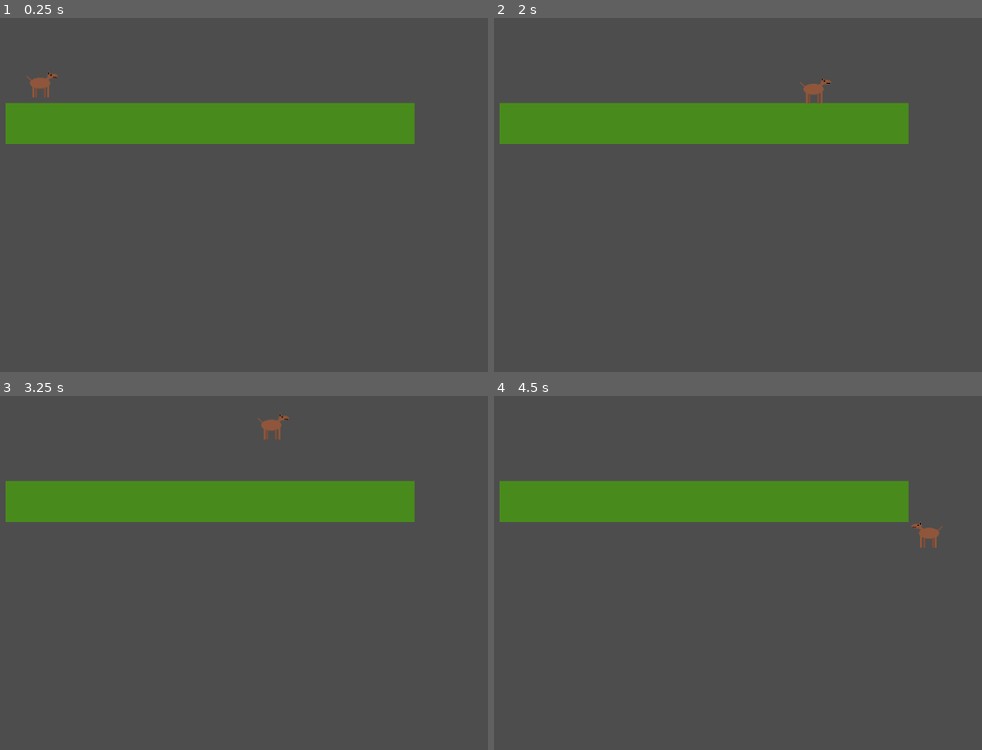
Above: before the commit, frames 1-4 (two rows, left to right).
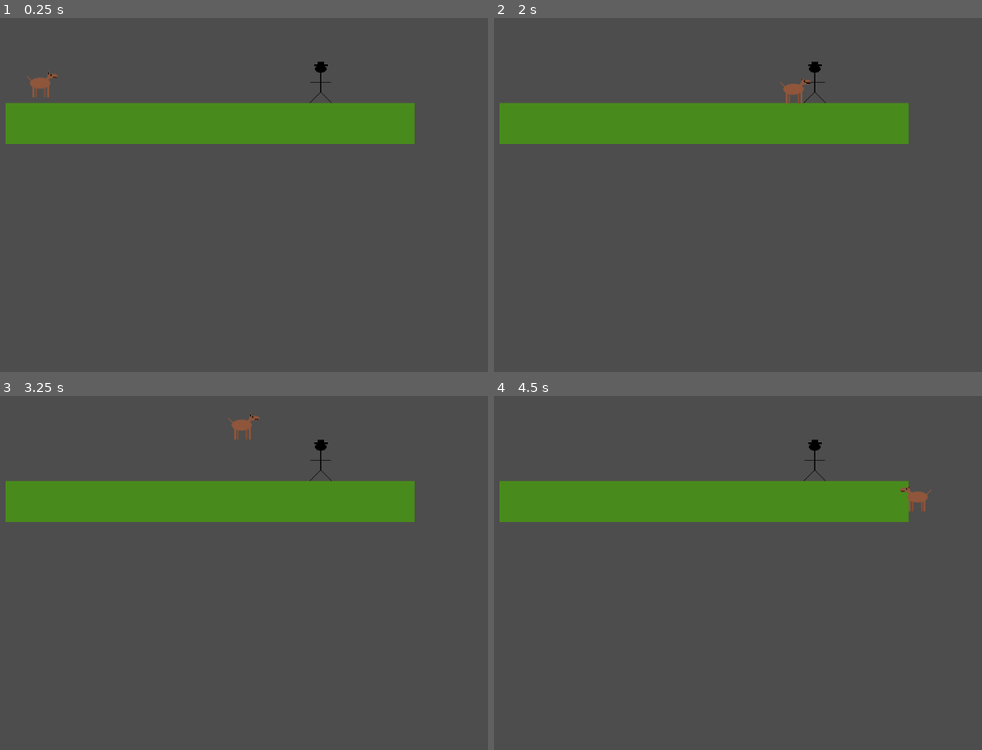
Above: after the commit, the same moments.

Repository: FormidianGoat/weeksaucem25
Game: Godot game, scene res://scenes/world.tscn
The game is run twice, just before and just after one commit, with the same random seed, the same clock (stepped at 60 frames per second) and the same inputs.
Inputs:
- Up to frame 1 (0.25 s): no input
- Up to frame 2 (2 s): tap Enter at 0.5 s; hold D (Right) from 0.53 s (still down); tap Space (Jump) at 0.77, 1.52 s
- Up to frame 3 (3.25 s): release D (Right) at 2.03 s; hold A (Left) 2.03-2.78 s; hold D (Right) from 2.78 s (still down); tap Space (Jump) at 3.02 s
- Up to frame 4 (4.5 s): tap Space (Jump) at 3.77 s; release D (Right) at 4.28 s; hold A (Left) from 4.28 s (still down)

The runs differ from the first frame. In frame 1, 0.1% of the frame differs, in the area x 63-68%, y 12-25%; in frame 2, 0.4%; in frame 3, 0.5%, in the area x 46-68%, y 4-25%; in frame 4, 0.5%.

Commit message:
added greg
added greg

Diff:
--- /dev/null
+++ b/horsebounce/scenes/greg.tscn
@@ -0,0 +1,15 @@
+[gd_scene load_steps=3 format=3 uid="uid://cg32x8xsa7gph"]
+
+[ext_resource type="Texture2D" uid="uid://bqhcy5nc8ux87" path="res://textures/greg.png" id="1_tqwgv"]
+
+[sub_resource type="RectangleShape2D" id="RectangleShape2D_sdao0"]
+size = Vector2(32, 64)
+
+[node name="Greg" type="StaticBody2D"]
+
+[node name="CollisionShape2D" type="CollisionShape2D" parent="."]
+position = Vector2(1, -1)
+shape = SubResource("RectangleShape2D_sdao0")
+
+[node name="Sprite2D" type="Sprite2D" parent="."]
+texture = ExtResource("1_tqwgv")
--- a/horsebounce/scenes/world.tscn
+++ b/horsebounce/scenes/world.tscn
@@ -1,7 +1,8 @@
-[gd_scene load_steps=3 format=3 uid="uid://cdcg115hp2f31"]
+[gd_scene load_steps=4 format=3 uid="uid://cdcg115hp2f31"]
 
 [ext_resource type="PackedScene" uid="uid://crndbxels0tjr" path="res://scenes/ground_grass.tscn" id="1_k4q1n"]
 [ext_resource type="PackedScene" uid="uid://b743jxt08p7e0" path="res://scenes/player.tscn" id="2_edd8q"]
+[ext_resource type="PackedScene" uid="uid://cg32x8xsa7gph" path="res://scenes/greg.tscn" id="3_khnyg"]
 
 [node name="Node2D" type="Node2D"]
 
@@ -24,3 +25,6 @@
 
 [node name="Player" parent="." instance=ExtResource("2_edd8q")]
 position = Vector2(358, 166)
+
+[node name="Greg" parent="." instance=ExtResource("3_khnyg")]
+position = Vector2(795, 197)
Binary file added: horsebounce/textures/greg.png
Not shown, added: horsebounce/textures/greg.png.import
